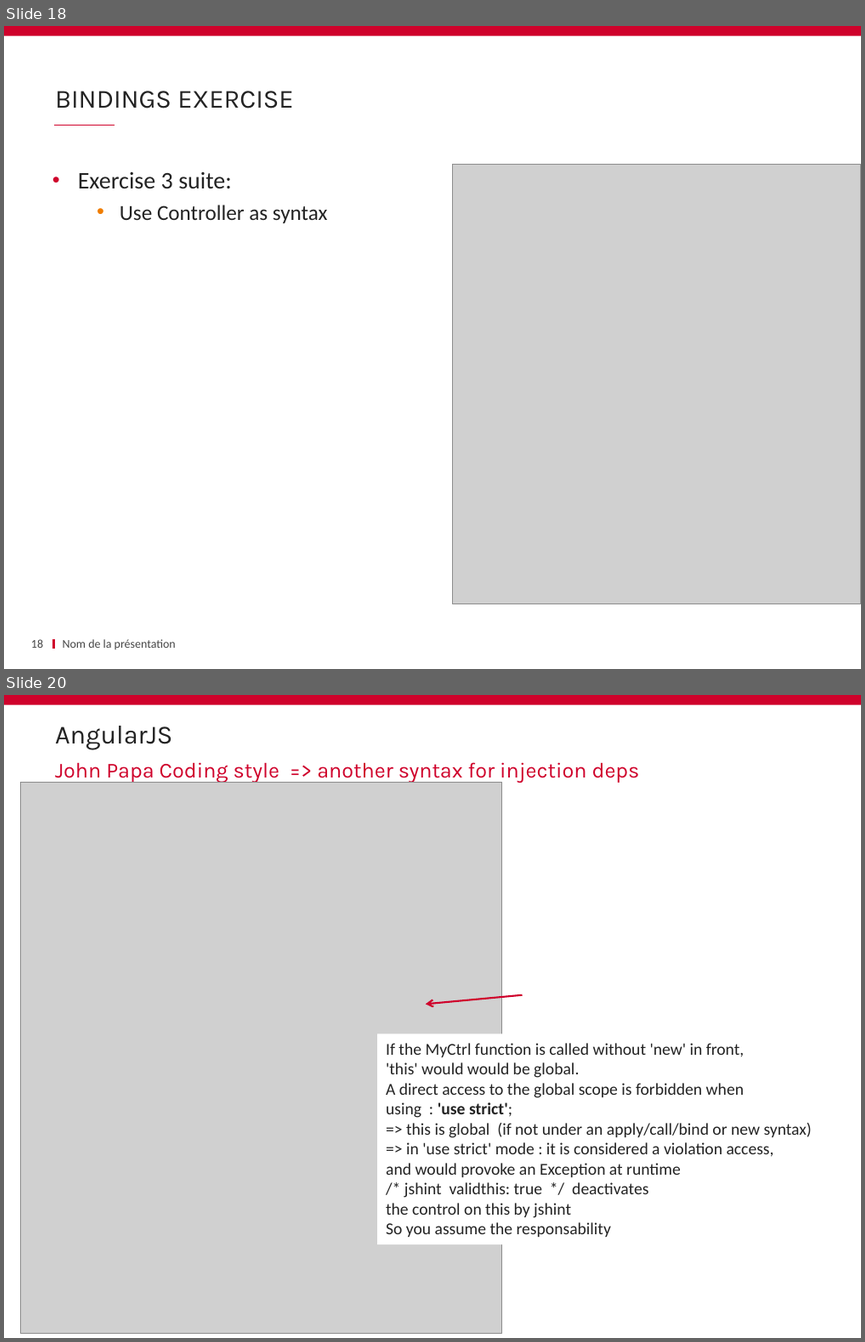
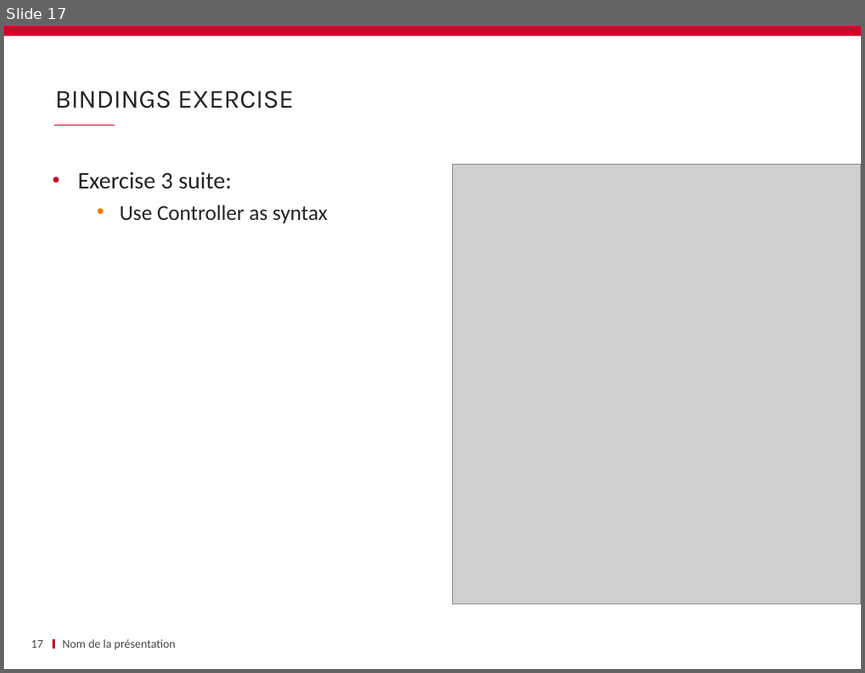
Before and after one commit to schassande/formation-angularjs1, a slide deck: Jour1/03 Premiers pas/03_Premier_pas_AngularJS.pptx. Shown one above the other, each under a label of ours: slides 18 and 20 before the commit, slide 17 after it; the slides between them are not shown. The pictures are 865x1342 and 865x673 pixels, drawn with LibreOffice and Linux fonts; fonts in the diff are those of the drawing; grey boxes stand for pictures; background and template pictures are left out. Boxes give left, top, right and bottom in pixels: in the first picture for what was removed or moved away, otherwise in the second. Text is boxed around its words. In the diff, an @@ line names an element or a change of style, - is before the commit and + after.

```diff
--- a/Jour1/03 Premiers pas/03_Premier_pas_AngularJS.pptx
+++ b/Jour1/03 Premiers pas/03_Premier_pas_AngularJS.pptx
@@ slide 20 removed at (4, 695, 861, 1338), background #FFFFFF; not listed: 1 template element that a slide beside it also shows @@
@@ title removed at (55, 726, 173, 749) @@
-AngularJS
@@ text removed at (55, 762, 640, 783) @@
-John Papa Coding style => another syntax for injection deps
@@ picture removed at (21, 782, 502, 1333) @@
@@ arrow removed from (522, 995) to (426, 1004) @@
@@ rectangle removed at (377, 1033, 825, 1244) @@
-If the MyCtrl function is called without 'new' in front,
-'this' would would be global.
-A direct access to the global scope is forbidden when
-using : 'use strict';
-=> this is global (if not under an apply/call/bind or new syntax)
-=> in 'use strict' mode : it is considered a violation access,
-and would provoke an Exception at runtime
-/* jshint validthis: true */ deactivates
-the control on this by jshint
-So you assume the responsability
@@ page number removed at (15, 1304, 42, 1320) @@
-20
@@ what was slide 18 is now slide 17 @@
@@ page number at (31, 640, 43, 647): text changed @@
-18
+17
```
Also in this commit, not shown: 10 slides changed, 3 other slides removed, 1 other file.
